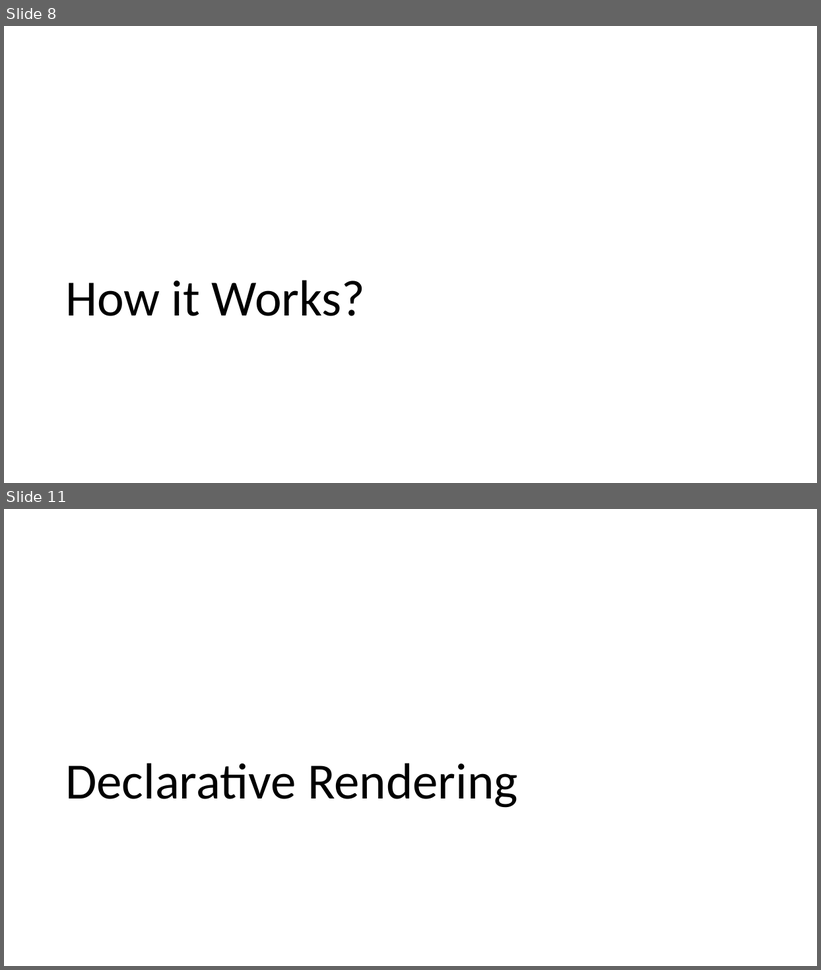
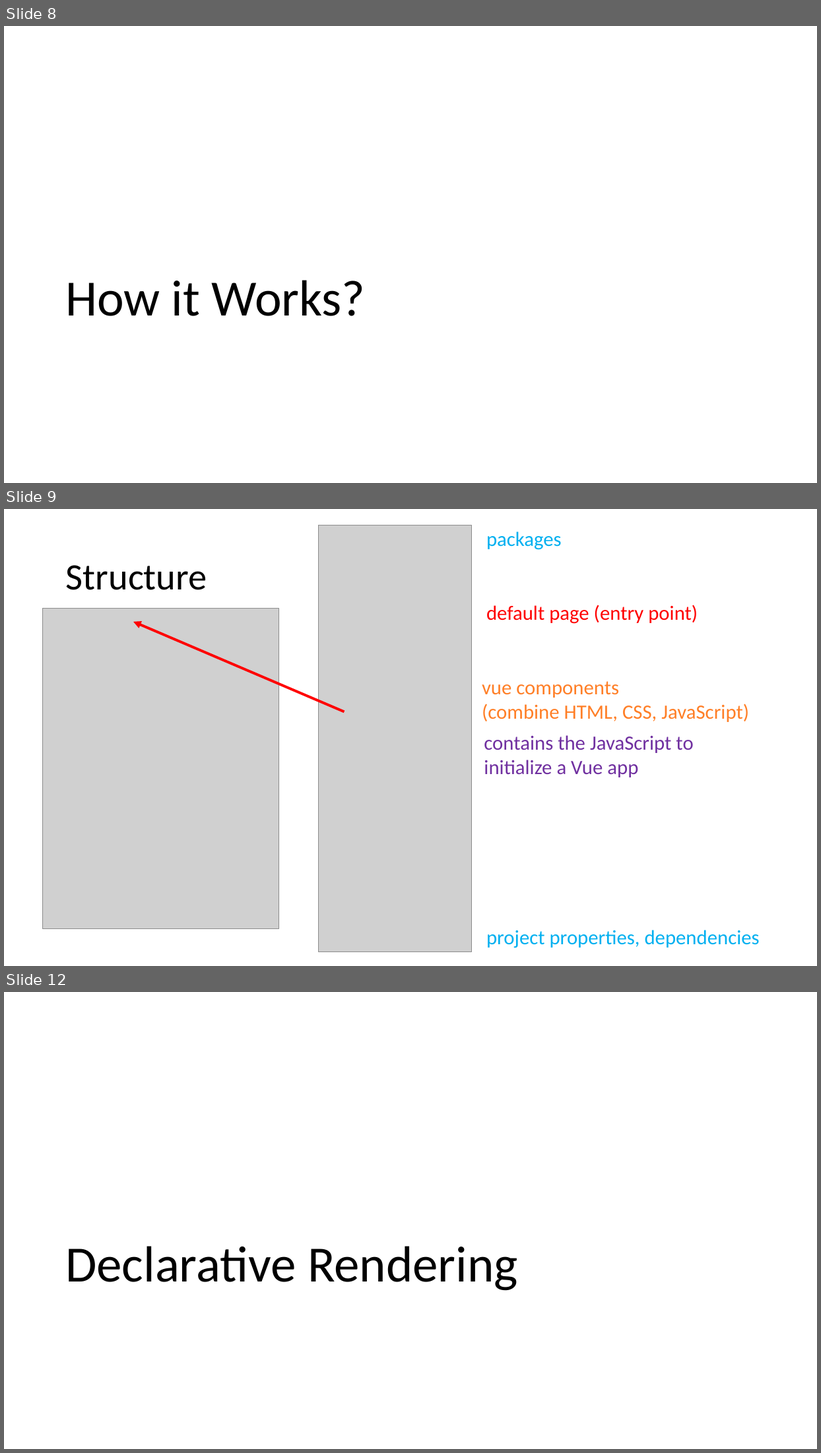
Before and after one commit to michael-ouyang-projects/vue3-practice, a slide deck: VUE3.pptx. Shown one above the other, each under a label of ours: slides 8 and 11 before the commit, slides 8, 9 and 12 after it; the slides between them are not shown. The pictures are 821x970 and 821x1453 pixels, drawn with LibreOffice and Linux fonts; fonts in the diff are those of the drawing; grey boxes stand for pictures. Boxes give left, top, right and bottom in pixels: in the first picture for what was removed or moved away, otherwise in the second. Text is boxed around its words. In the diff, an @@ line names an element or a change of style, - is before the commit and + after.

```diff
--- a/VUE3.pptx
+++ b/VUE3.pptx
@@ slide 9 added at bbox=[4, 509, 817, 966], background #FFFFFF @@
@@ picture added at bbox=[319, 525, 473, 953] @@
@@ text added at bbox=[486, 531, 562, 550], 24 pt, text #00B0F0 @@
+packages
@@ title added at bbox=[66, 565, 207, 590], 44 pt, text #000000 @@
+Structure
@@ text added at bbox=[486, 605, 698, 624], 24 pt, text #FF0000 @@
+default page (entry point)
@@ picture added at bbox=[42, 609, 279, 929] @@
@@ arrow added from (345, 712) to (133, 622), #FF0000 3 pt @@
@@ text added at bbox=[482, 681, 749, 722], 24 pt, text #FF7F27 @@
+vue components
+(combine HTML, CSS, JavaScript)
@@ text added at bbox=[484, 735, 693, 778], 24 pt, text #7030A0 @@
+contains the JavaScript to
+initialize a Vue app
@@ text added at bbox=[486, 930, 760, 949], 24 pt, text #00B0F0 @@
+project properties, dependencies
@@ what was slide 11 is now slide 12 @@
```
Also in this commit, not shown: 10 slides changed.
